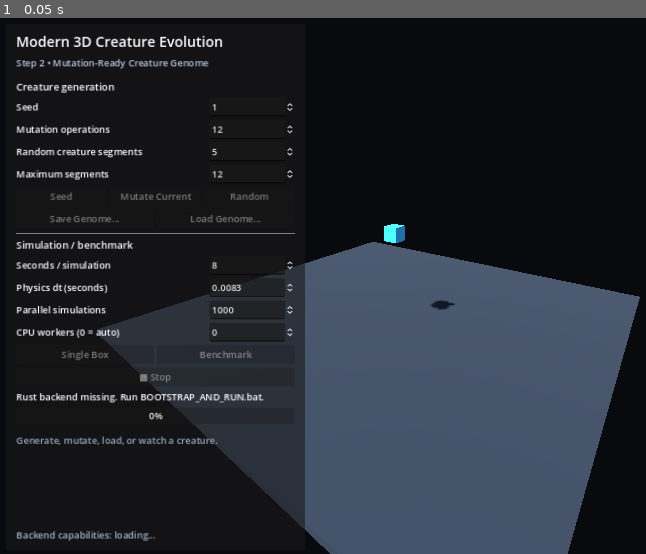
Above: before the commit, frame 1.
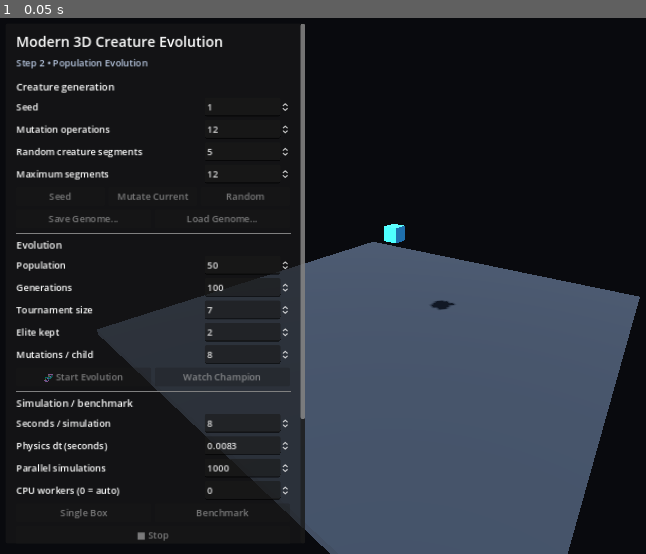
Above: after the commit, the same moment.

Repository: Quest79/Modern-3D-Creature-Evolution
Game: Godot game, scene res://main.tscn
Same seed, same stepped clock (60 frames per second), same inputs: the game is played once before the commit and once after it.
Inputs:
- Up to frame 1 (0.05 s): no input

The runs differ from the first frame. In frame 1, 4.4% of the frame differs, in the area x 2-48%, y 1-98%.

Commit message:
Add population evolution controls and champion viewer

Diff:
--- a/apps/godot/main.gd
+++ b/apps/godot/main.gd
@@ -11,6 +11,11 @@
 var _mutation_spin: SpinBox
 var _random_segments_spin: SpinBox
 var _max_segments_spin: SpinBox
+var _population_spin: SpinBox
+var _generations_spin: SpinBox
+var _tournament_spin: SpinBox
+var _elite_spin: SpinBox
+var _evolution_mutations_spin: SpinBox
 
 var _seed_creature_button: Button
 var _mutate_button: Button
@@ -19,6 +24,8 @@
 var _load_button: Button
 var _live_button: Button
 var _batch_button: Button
+var _evolve_button: Button
+var _watch_champion_button: Button
 var _stop_button: Button
 
 var _status_label: Label
@@ -31,6 +38,7 @@
 var _current_genome: Dictionary = {}
 var _current_genome_source := ""
 var _current_mutation_count := 0
+var _has_evolution_champion := false
 
 var _save_dialog: FileDialog
 var _load_dialog: FileDialog
@@ -166,7 +174,14 @@
     margin.add_theme_constant_override("margin_right", 18)
     margin.add_theme_constant_override("margin_top", 14)
     margin.add_theme_constant_override("margin_bottom", 14)
-    panel.add_child(margin)
+    var scroll := ScrollContainer.new()
+    scroll.horizontal_scroll_mode = ScrollContainer.SCROLL_MODE_DISABLED
+    scroll.size_flags_horizontal = Control.SIZE_EXPAND_FILL
+    scroll.size_flags_vertical = Control.SIZE_EXPAND_FILL
+    panel.add_child(scroll)
+
+    margin.size_flags_horizontal = Control.SIZE_EXPAND_FILL
+    scroll.add_child(margin)
 
     var column := VBoxContainer.new()
     column.add_theme_constant_override("separation", 6)
@@ -178,7 +193,7 @@
     column.add_child(title)
 
     var subtitle := Label.new()
-    subtitle.text = "Step 2 • Mutation-Ready Creature Genome"
+    subtitle.text = "Step 2 • Population Evolution"
     subtitle.modulate = Color(0.72, 0.78, 0.88)
     column.add_child(subtitle)
 
@@ -235,6 +250,36 @@
     _load_button.size_flags_horizontal = Control.SIZE_EXPAND_FILL
     _load_button.pressed.connect(_on_load_pressed)
     file_row.add_child(_load_button)
+
+    column.add_child(HSeparator.new())
+
+    var evolution_heading := Label.new()
+    evolution_heading.text = "Evolution"
+    evolution_heading.add_theme_font_size_override("font_size", 17)
+    column.add_child(evolution_heading)
+
+    _population_spin = _add_number_row(column, "Population", 2, 10000, 50, 1)
+    _generations_spin = _add_number_row(column, "Generations", 1, 10000, 100, 1)
+    _tournament_spin = _add_number_row(column, "Tournament size", 1, 1000, 7, 1)
+    _elite_spin = _add_number_row(column, "Elite kept", 1, 999, 2, 1)
+    _evolution_mutations_spin = _add_number_row(column, "Mutations / child", 1, 500, 8, 1)
+
+    var evolution_row := HBoxContainer.new()
+    evolution_row.add_theme_constant_override("separation", 6)
+    column.add_child(evolution_row)
+
+    _evolve_button = Button.new()
+    _evolve_button.text = "🧬 Start Evolution"
+    _evolve_button.size_flags_horizontal = Control.SIZE_EXPAND_FILL
+    _evolve_button.pressed.connect(_on_evolve_pressed)
+    evolution_row.add_child(_evolve_button)
+
+    _watch_champion_button = Button.new()
+    _watch_champion_button.text = "Watch Champion"
+    _watch_champion_button.size_flags_horizontal = Control.SIZE_EXPAND_FILL
+    _watch_champion_button.disabled = true
+    _watch_champion_button.pressed.connect(_on_watch_champion_pressed)
+    evolution_row.add_child(_watch_champion_button)
 
     column.add_child(HSeparator.new())
 
@@ -441,6 +486,66 @@
         _set_status("Generating random creature and running it...")
 
 
+func _on_evolve_pressed() -> void:
+    if _job_pid > 0:
+        return
+
+    if int(_tournament_spin.value) > int(_population_spin.value):
+        _set_status("Tournament size cannot exceed population.")
+        return
+    if int(_elite_spin.value) >= int(_population_spin.value):
+        _set_status("Elite kept must be smaller than population.")
+        return
+
+    _probe_mesh.visible = false
+    _progress_bar.value = 0
+    _has_evolution_champion = false
+    _watch_champion_button.disabled = true
+    _metrics.text = "[color=#9aa7bd]Creating and evaluating generation 1...[/color]"
+
+    var args := PackedStringArray([
+        "evolve",
+        "--population", str(int(_population_spin.value)),
+        "--generations", str(int(_generations_spin.value)),
+        "--tournament", str(int(_tournament_spin.value)),
+        "--elite", str(int(_elite_spin.value)),
+        "--mutations", str(int(_evolution_mutations_spin.value)),
+        "--max-segments", str(int(_max_segments_spin.value)),
+        "--seed", str(int(_seed_spin.value)),
+        "--workers", str(int(_workers_spin.value)),
+        "--seconds", str(_seconds_spin.value),
+        "--dt", str(_dt_spin.value),
+        "--event-port", str(_event_port),
+    ])
+
+    if not _current_genome.is_empty():
+        var parent_path := ProjectSettings.globalize_path("user://evolution_parent.json")
+        if not _write_genome_file(parent_path, _current_genome):
+            _set_status("Could not write evolution parent genome.")
+            return
+        args.append_array(PackedStringArray(["--genome", parent_path]))
+
+    if _start_job("evolution", args):
+        _set_status("Evolution running • fitness = horizontal distance traveled")
+
+
+func _on_watch_champion_pressed() -> void:
+    if _job_pid > 0 or _current_genome.is_empty():
+        return
+
+    var champion_path := ProjectSettings.globalize_path("user://evolution_champion.json")
+    if not _write_genome_file(champion_path, _current_genome):
+        _set_status("Could not prepare champion genome.")
+        return
+
+    _prepare_creature_run()
+    var args := _base_creature_args()
+    args.append_array(PackedStringArray(["--genome", champion_path]))
+
+    if _start_job("creature", args):
+        _set_status("Watching evolution champion in real time...")
+
+
 func _on_save_pressed() -> void:
     if _current_genome.is_empty():
         _set_status("There is no creature genome to save yet.")
@@ -581,6 +686,8 @@
     _load_button.disabled = disabled
     _live_button.disabled = disabled
     _batch_button.disabled = disabled
+    _evolve_button.disabled = disabled
+    _watch_champion_button.disabled = disabled or not _has_evolution_champion
     _save_button.disabled = disabled or _current_genome.is_empty()
 
 
@@ -588,6 +695,74 @@
     var kind := str(event.get("kind", ""))
 
     match kind:
+        "evolution_started":
+            _progress_bar.value = 0
+            _set_status(
+                "Evolution started • %s creatures × %s generations"
+                % [str(event.get("population", 0)), str(event.get("generations", 0))]
+            )
+
+        "generation_complete":
+            var generation := int(event.get("generation", 0))
+            var generations := int(event.get("generations", 1))
+            _progress_bar.value = float(event.get("fraction", 0.0)) * 100.0
+
+            var champion_value = event.get("champion", {})
+            if typeof(champion_value) == TYPE_DICTIONARY:
+                _current_genome = champion_value
+                _current_genome_source = "generation %d champion" % generation
+                _probe_mesh.visible = false
+                _build_creature_from_genome(_current_genome)
+
+            _set_status(
+                "Generation %d / %d • best %.4f m • average %.4f m"
+                % [
+                    generation,
+                    generations,
+                    float(event.get("best_fitness", 0.0)),
+                    float(event.get("average_fitness", 0.0)),
+                ]
+            )
+            _metrics.text = (
+                "[table=2]"
+                + "[cell]Generation[/cell][cell][b]%d / %d[/b][/cell]" % [generation, generations]
+                + "[cell]Best distance[/cell][cell][b]%.4f m[/b][/cell]" % float(event.get("best_distance", 0.0))
+                + "[cell]Average distance[/cell][cell]%.4f m[/cell]" % float(event.get("average_fitness", 0.0))
+                + "[cell]Worst distance[/cell][cell]%.4f m[/cell]" % float(event.get("worst_fitness", 0.0))
+                + "[cell]Champion segments[/cell][cell]%s[/cell]" % str(event.get("best_segments", 0))
+                + "[cell]Evaluations[/cell][cell]%s[/cell]" % str(event.get("evaluations_completed", 0))
+                + "[/table]"
+            )
+
+        "evolution_complete":
+            var final_champion = event.get("champion", {})
+            if typeof(final_champion) == TYPE_DICTIONARY:
+                _current_genome = final_champion
+                _current_genome_source = "evolution champion"
+                _build_creature_from_genome(_current_genome)
+
+            _has_evolution_champion = true
+            _progress_bar.value = 100
+            _set_status(
+                "Evolution complete • champion %.4f m • %s evaluations"
+                % [
+                    float(event.get("champion_fitness", 0.0)),
+                    str(event.get("evaluations_completed", 0)),
+                ]
+            )
+            _metrics.text = (
+                "[table=2]"
+                + "[cell]Champion distance[/cell][cell][b]%.4f m[/b][/cell]" % float(event.get("champion_distance", 0.0))
+                + "[cell]Generations[/cell][cell]%s[/cell]" % str(event.get("generations_completed", 0))
+                + "[cell]Evaluations[/cell][cell]%s[/cell]" % str(event.get("evaluations_completed", 0))
+                + "[cell]Wall time[/cell][cell]%.3f s[/cell]" % float(event.get("wall_seconds", 0.0))
+                + "[cell]Next[/cell][cell]Click Watch Champion[/cell]"
+                + "[/table]"
+            )
+            _job_pid = 0
+            _job_kind = ""
+            _finish_job_controls()
+
         "batch_started":
             _progress_bar.value = 0
             _set_status("Benchmark started • %s simulations" % str(event.get("total", 0)))
@@ -695,6 +870,15 @@
         material.metallic = 0.08
         material.roughness = 0.45
         instance.material_override = material
+
+        var initial: Array = segment.get("initial_position", [0.0, 0.0, 0.0])
+        if initial.size() >= 3:
+            instance.position = Vector3(
+                2.2 + float(initial[0]),
+                float(initial[1]),
+                float(initial[2])
+            )
+
         add_child(instance)
         _creature_meshes[id_key] = instance
 
@@ -874,6 +1058,10 @@
         _live_button.disabled = not enabled
     if _batch_button != null:
         _batch_button.disabled = not enabled
+    if _evolve_button != null:
+        _evolve_button.disabled = not enabled
+    if _watch_champion_button != null:
+        _watch_champion_button.disabled = not enabled or not _has_evolution_champion
 
 
 func _set_status(text: String) -> void:
